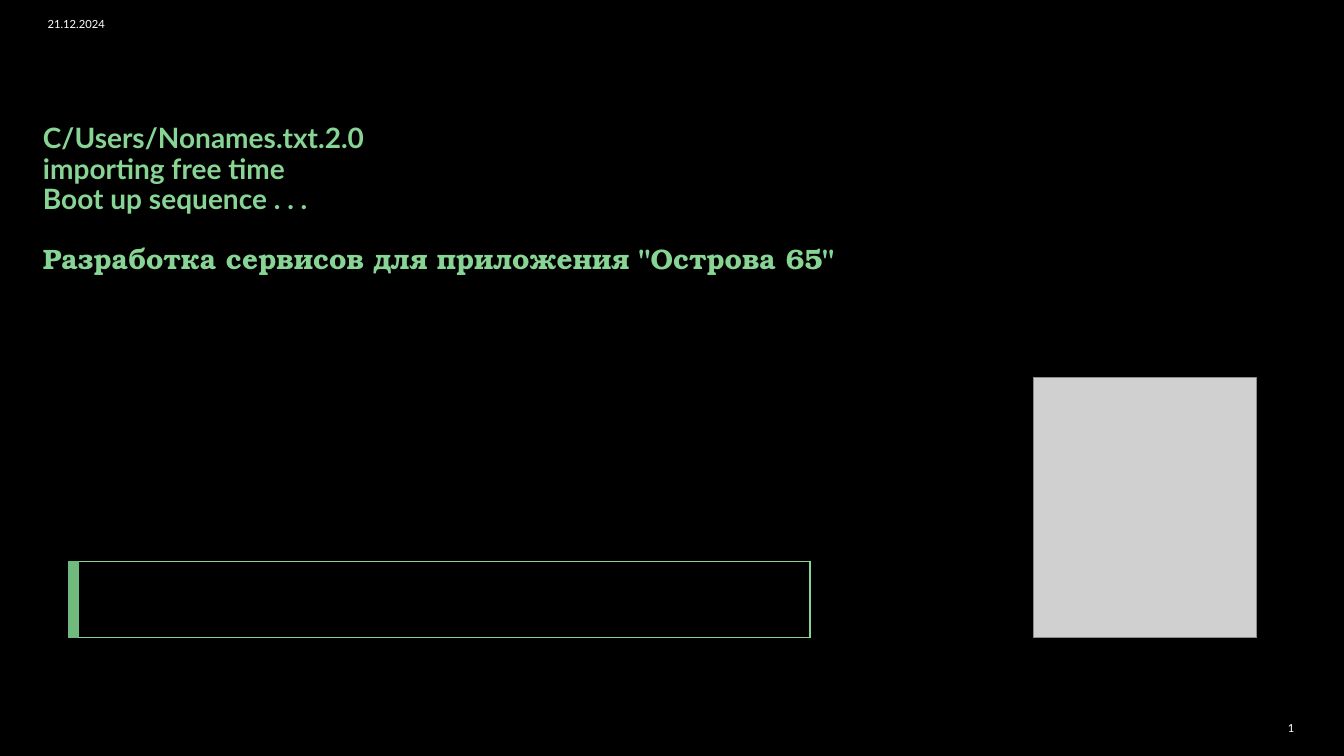
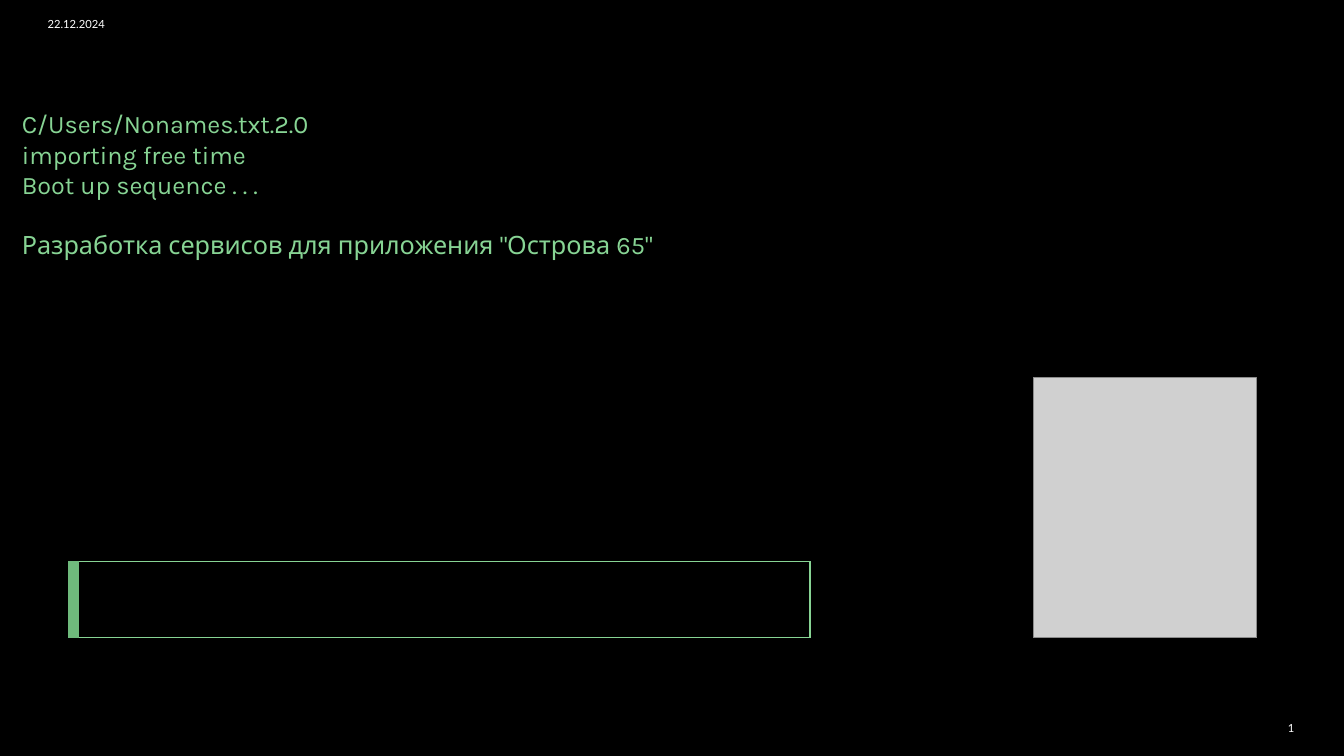
Before and after one commit to raidfb/Service-for-Ostrova65, a slide deck: slide 1 of Presentation 3.pptx. Drawn at 1344x756 pixels with LibreOffice and Linux fonts; fonts in the diff are those of the drawing; grey boxes stand for pictures; background and template pictures are left out. Boxes give left, top, right and bottom in pixels: in the first picture for what was removed or moved away, otherwise in the second. Text is boxed around its words. In the diff, an @@ line names an element or a change of style, - is before the commit and + after.

```diff
--- a/Presentation 3.pptx
+++ b/Presentation 3.pptx
@@ text at (x1=48, y1=20, x2=105, y2=28): text changed @@
-21.12.2024
+22.12.2024
@@ text "C/Users/Nonames.txt.2.0 importing free time Boot ..." moved from (x1=43, y1=127, x2=835, y2=275) to (x1=22, y1=114, x2=652, y2=260) @@
@@ text "C/Users/Nonames.txt.2.0 importing free time Boot ..." at (x1=22, y1=114, x2=652, y2=260): size 20 to 18 pt, bold off; font Lato to Karla in "C/Users/Nonames.txt.2.0 importing free time Boot up sequence ..."; font TeX Gyre Bonum to Karla in "Разработка сервисов для приложения "Острова 65""; line spacing 0.9 to 1 @@
```
Also in this commit, not shown: 9 other slides changed.
